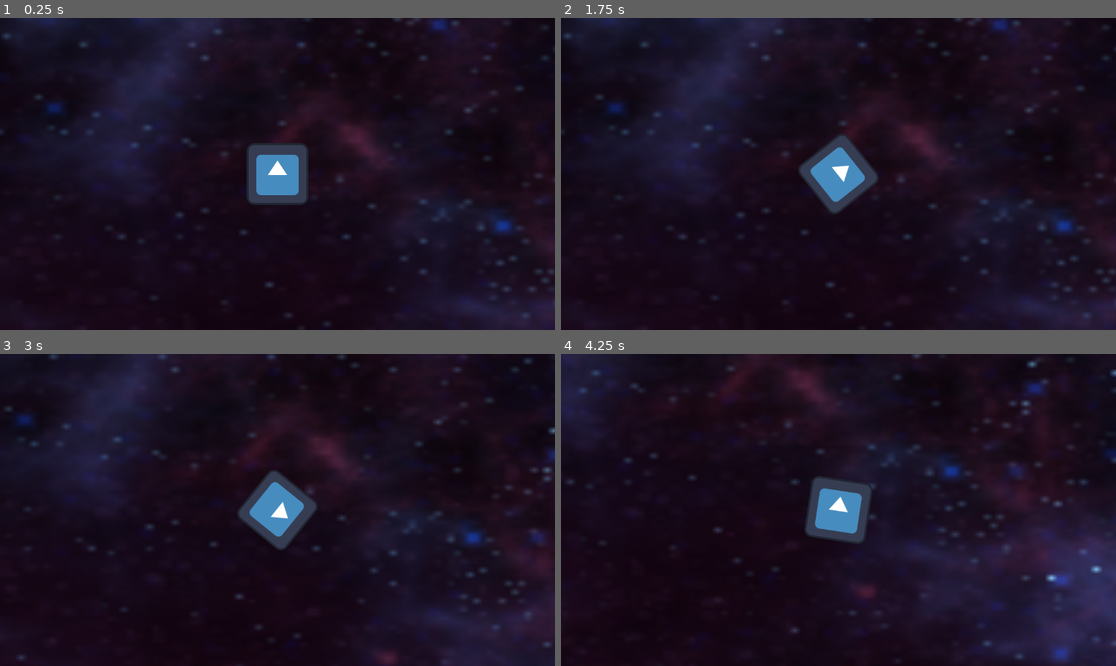
Above: before the commit, frames 1-4 (two rows, left to right).
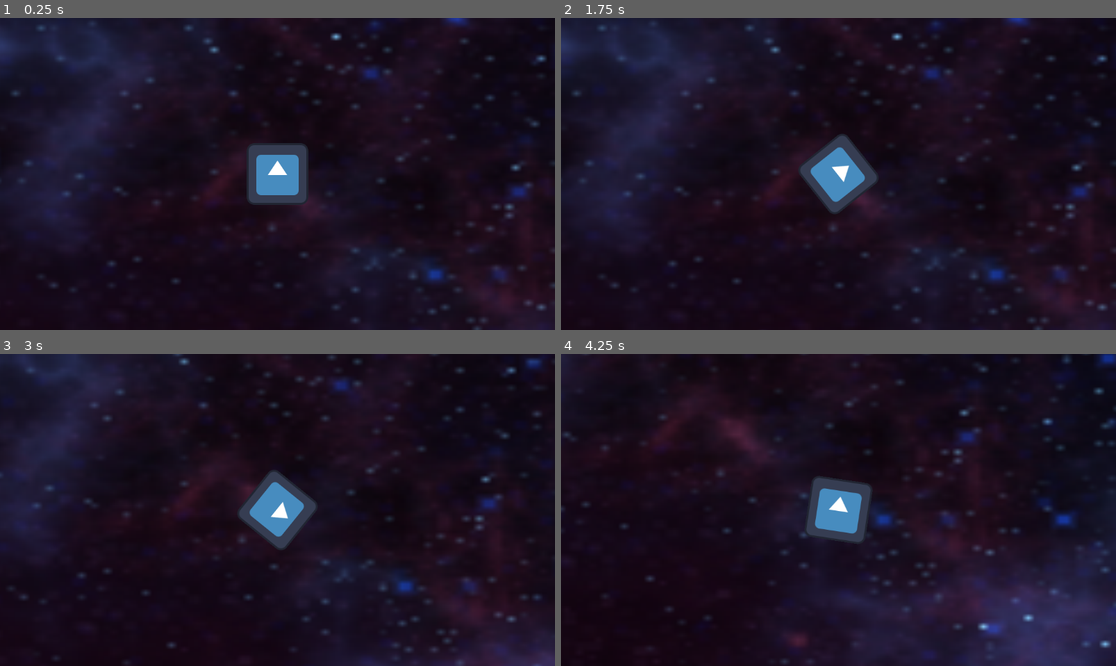
Above: after the commit, the same moments.

Repository: joegriffin2000/starship_jousting_godot
Game: Godot game, scene res://mainspace.tscn
Same seed, same stepped clock (60 frames per second), same inputs: the game is played once before the commit and once after it. The engine's default icon, where the game draws it, is replaced by a stand-in: a white triangle on a blue panel in a dark square.
Inputs:
- Up to frame 1 (0.25 s): no input
- Up to frame 2 (1.75 s): tap Enter at 0.5 s; hold D (right) 0.53-1.28 s; hold Space (dash) 0.53-1.28 s; hold A (left) from 1.28 s (still down); tap Space (dash) at 1.35 s
- Up to frame 3 (3 s): release A (left) at 2.03 s; hold D (right) 2.03-2.78 s; hold Space (dash) 2.03-2.78 s; hold W (up) from 2.78 s (still down); tap Space (dash) at 2.85 s
- Up to frame 4 (4.25 s): release W (up) at 3.53 s; hold A (left) from 3.53 s (still down); hold Space (dash) from 3.53 s (still down)

The runs differ from the first frame. In frame 1, 12% of the frame differs, in the area x 0-100%, y 0-100%; in frame 2, 12%; in frame 3, 11%; in frame 4, 14%.

Commit message:
Updated Project
Updated Map Size
Updated Player Starting Position

Diff:
--- a/mainspace.tscn
+++ b/mainspace.tscn
@@ -8,14 +8,14 @@
 [node name="Parallax2D" type="Parallax2D" parent="."]
 
 [node name="TextureRect" type="TextureRect" parent="Parallax2D"]
-offset_left = -2677.0
-offset_top = -2074.0
-offset_right = 4138.0
-offset_bottom = 2565.0
+offset_left = -3407.0
+offset_top = -2311.0
+offset_right = 3408.0
+offset_bottom = 2328.0
 texture = ExtResource("1_xb1gi")
 expand_mode = 3
 
 [node name="Ship" parent="." instance=ExtResource("1_31b5h")]
-position = Vector2(581, 328)
+position = Vector2(-8, -10)
 
 [node name="Camera2D" type="Camera2D" parent="Ship"]
--- a/project.godot
+++ b/project.godot
@@ -14,6 +14,11 @@
 run/main_scene="res://mainspace.tscn"
 config/features=PackedStringArray("4.3", "GL Compatibility")
 config/icon="res://Sprites/icon.svg"
+
+[editor]
+
+version_control/plugin_name="GitPlugin"
+version_control/autoload_on_startup=true
 
 [input]
 
--- a/ship.tscn
+++ b/ship.tscn
@@ -7,6 +7,7 @@
 size = Vector2(128, 126)
 
 [node name="Ship" type="CharacterBody2D"]
+position = Vector2(-1, 0)
 script = ExtResource("1_i8hbr")
 
 [node name="Sprite2D" type="Sprite2D" parent="."]
